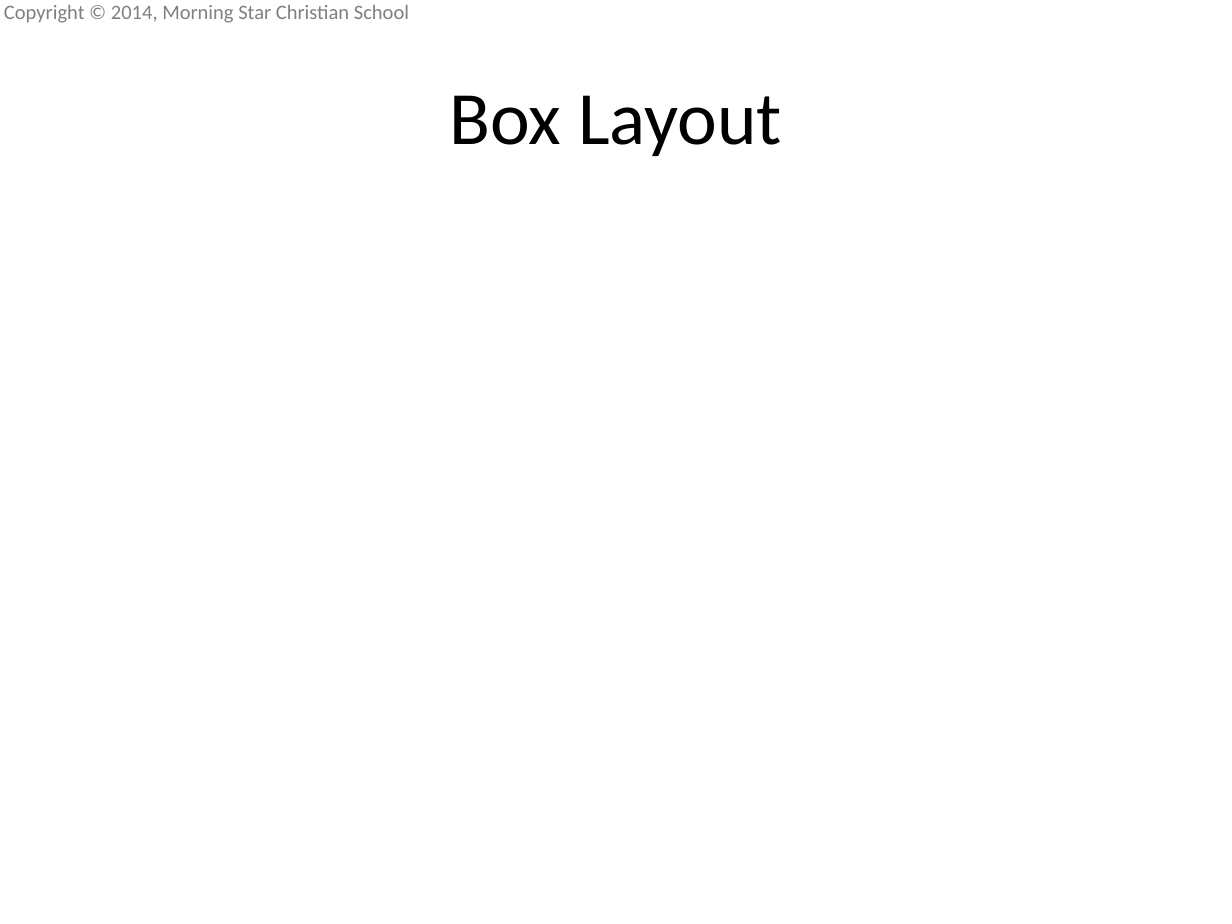
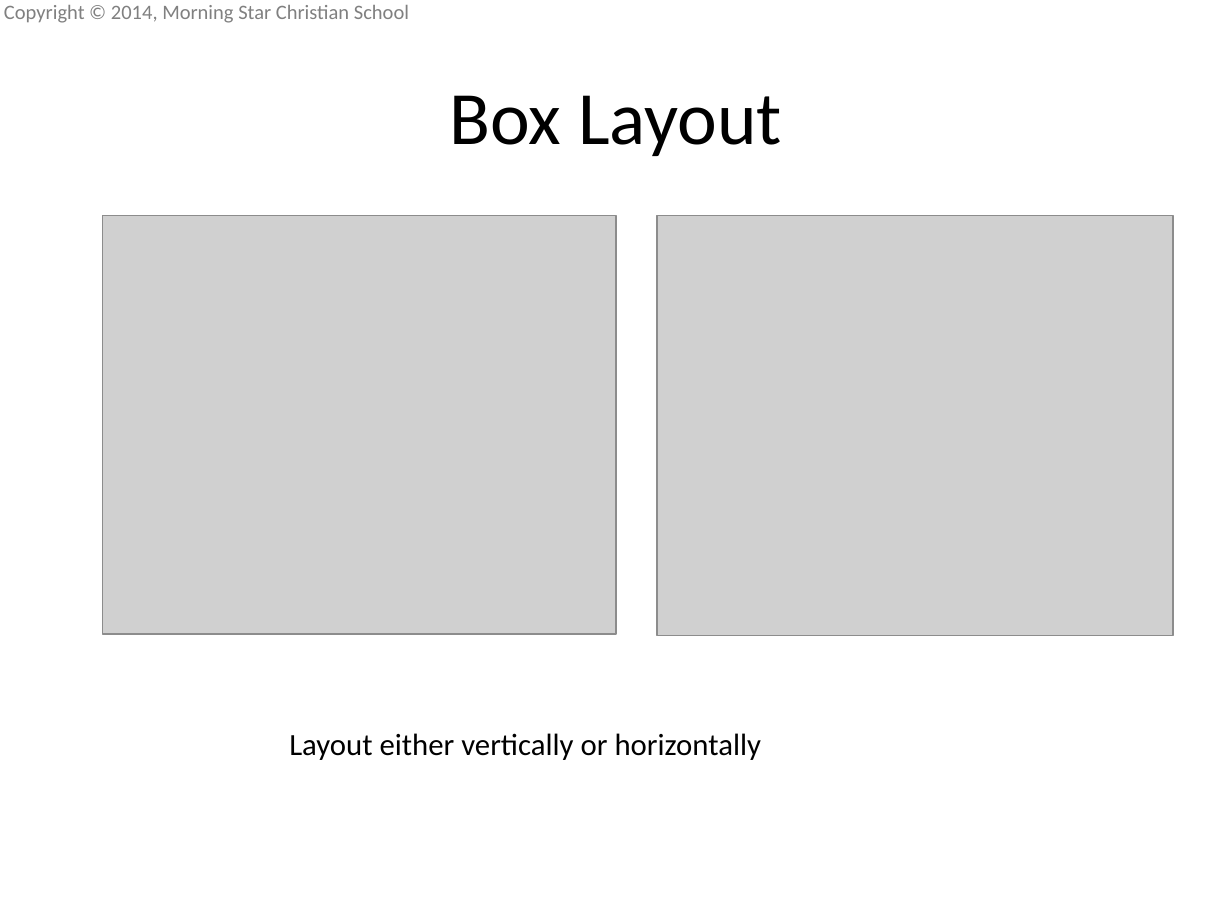
Before and after one commit to mscsbend/presentations, a slide deck: slide 20 of Lesson 3.pptx. Drawn at 1232x924 pixels with LibreOffice and Linux fonts; fonts in the diff are those of the drawing; grey boxes stand for pictures; background and template pictures are left out. Boxes give left, top, right and bottom in pixels: in the first picture for what was removed or moved away, otherwise in the second. Text is boxed around its words. In the diff, an @@ line names an element or a change of style, - is before the commit and + after.

```diff
--- a/Lesson 3.pptx
+++ b/Lesson 3.pptx
@@ picture added at [102,216,616,634] @@
@@ picture added at [657,216,1173,636] @@
@@ text added at [289,733,761,760], 18 pt, text #000000 @@
+Layout either vertically or horizontally
```
Also in this commit, not shown: 6 other slides changed, 8 slides added.
